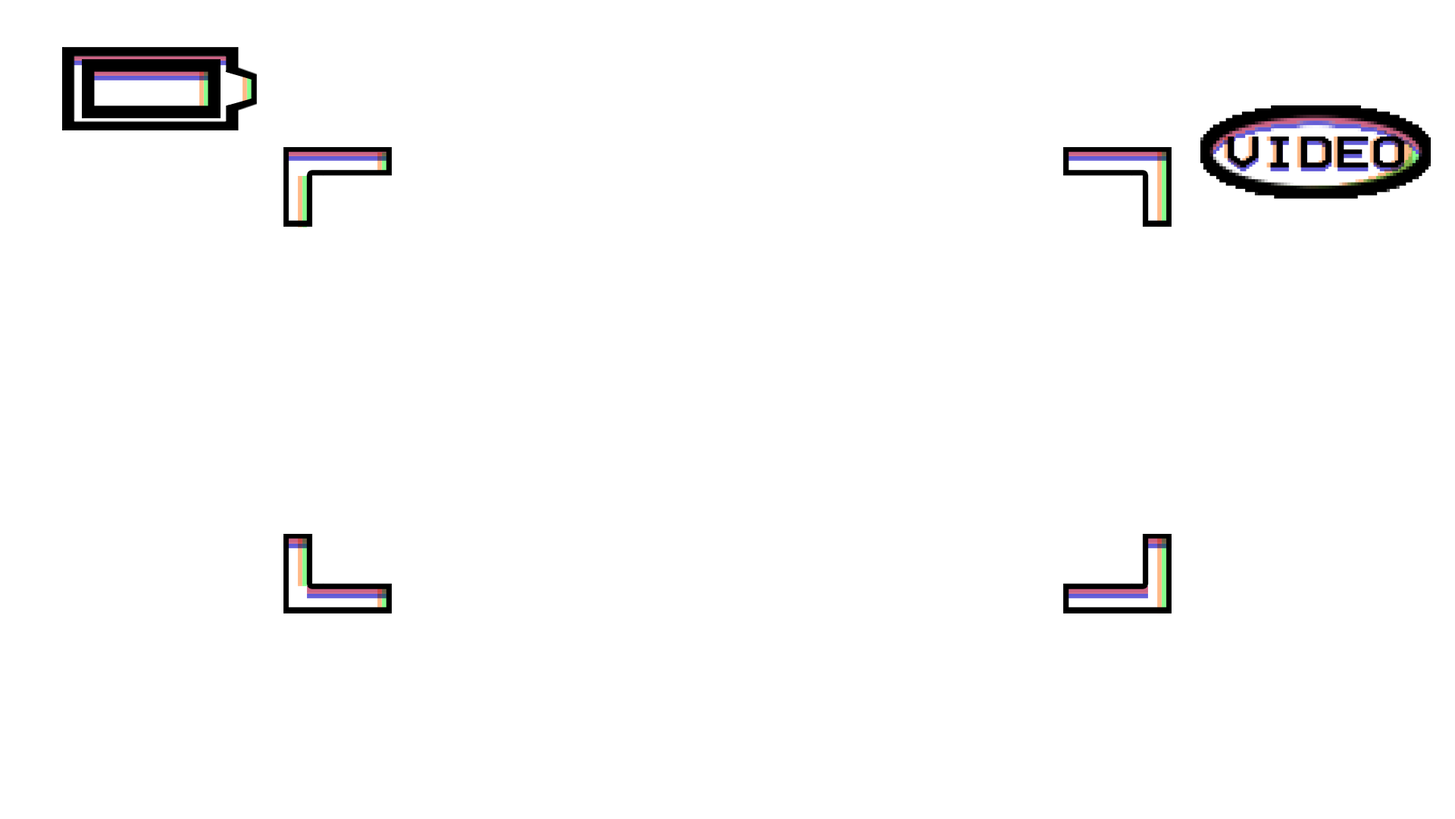
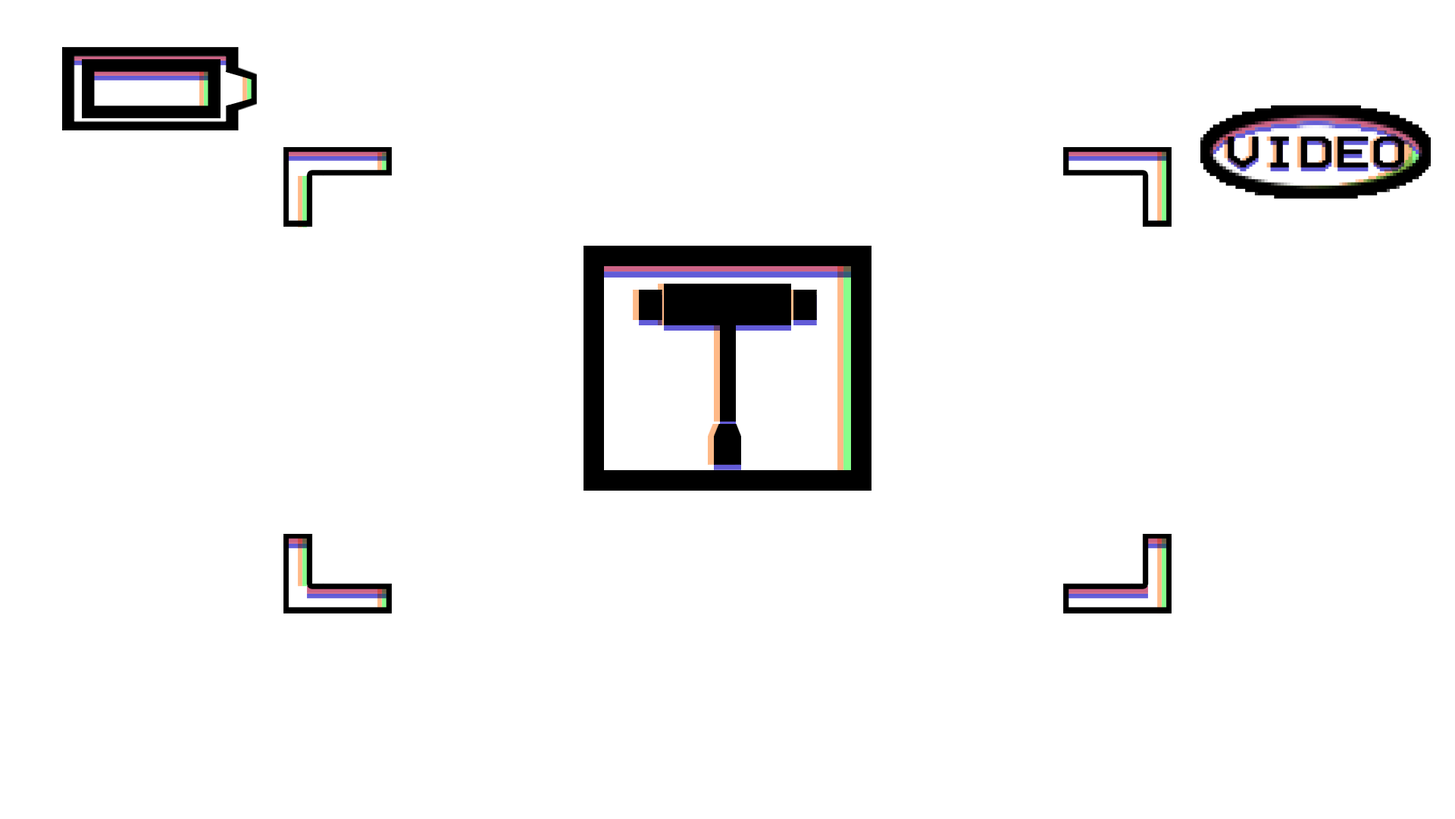
Comparing the layer stacks of the two w=1455, h=819 images. Changes:
added group "BoardCustomIcon copy" with 15 layers above "CharCustomIcon" over left=583, top=245, right=872, bottom=491
added group "Tool" with 6 layers in group "BoardCustomIcon copy" over left=638, top=283, right=818, bottom=465
added layer "Layer 12" in group "Tool" over left=663, top=283, right=792, bottom=326
added layer "Tool copy 2" (multiply) in group "BoardCustomIcon copy" over left=638, top=289, right=818, bottom=471
added layer "Tool copy" (multiply) in group "BoardCustomIcon copy" over left=632, top=283, right=812, bottom=465
added group "Lines" (1st of 2, in "BoardCustomIcon copy") with 4 layers in group "BoardCustomIcon copy" over left=598, top=259, right=856, bottom=482
added layer "Layer 7" (1st of 2, in "BoardCustomIcon copy") in group "BoardCustomIcon copy" over left=583, top=245, right=872, bottom=491
added group "CharCustomIcon" with 13 layers above "Empty Box Big" over left=583, top=245, right=872, bottom=491
added group "Shirt" with 6 layers in group "CharCustomIcon" over left=593, top=272, right=859, bottom=467
added layer "Shirt copy 2" (multiply) in group "Shirt" over left=593, top=272, right=855, bottom=461
added layer "Shirt copy" (multiply) in group "Shirt" over left=598, top=278, right=859, bottom=467
added layer "Layer 10 copy" in group "Shirt" over left=598, top=286, right=658, bottom=361
added layer "Layer 10" in group "Shirt" over left=799, top=286, right=859, bottom=361
added layer "Layer 9" in group "Shirt" over left=661, top=285, right=795, bottom=461
added group "Lines" (2nd of 2, in "CharCustomIcon") with 4 layers in group "CharCustomIcon" over left=598, top=259, right=856, bottom=482
added layer "Layer 7" (2nd of 2, in "CharCustomIcon") in group "CharCustomIcon" over left=583, top=245, right=872, bottom=491
…and 14 more changes (14 added)
